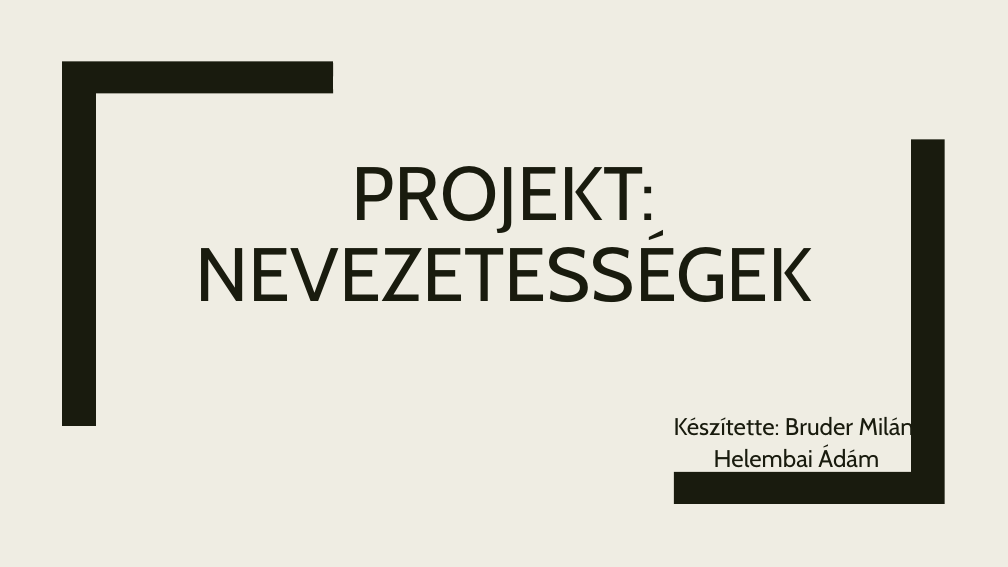
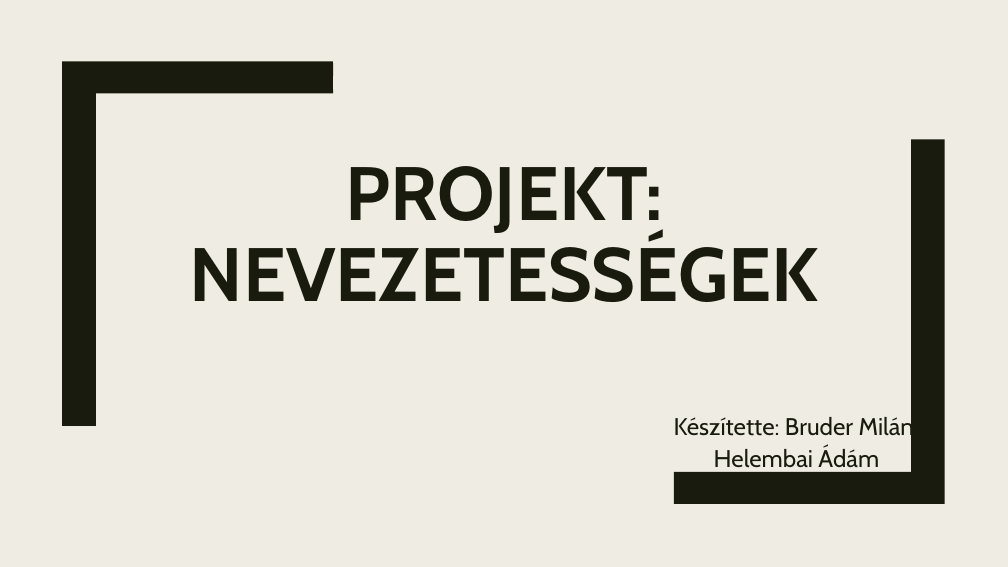
Before and after one commit to MilanBruder/Projekt22, a slide deck: slide 1 of Readme/Projekt.pptx. Drawn at 1008x567 pixels with LibreOffice and Linux fonts; fonts in the diff are those of the drawing. Boxes give left, top, right and bottom in pixels: in the first picture for what was removed or moved away, otherwise in the second. Text is boxed around its words. In the diff, an @@ line names an element or a change of style, - is before the commit and + after.

```diff
--- a/Readme/Projekt.pptx
+++ b/Readme/Projekt.pptx
@@ title "PROJEKT: NEVEZETESSÉGEK" at (190,166,818,302): bold on @@
```
Also in this commit, not shown: 3 other slides changed.
